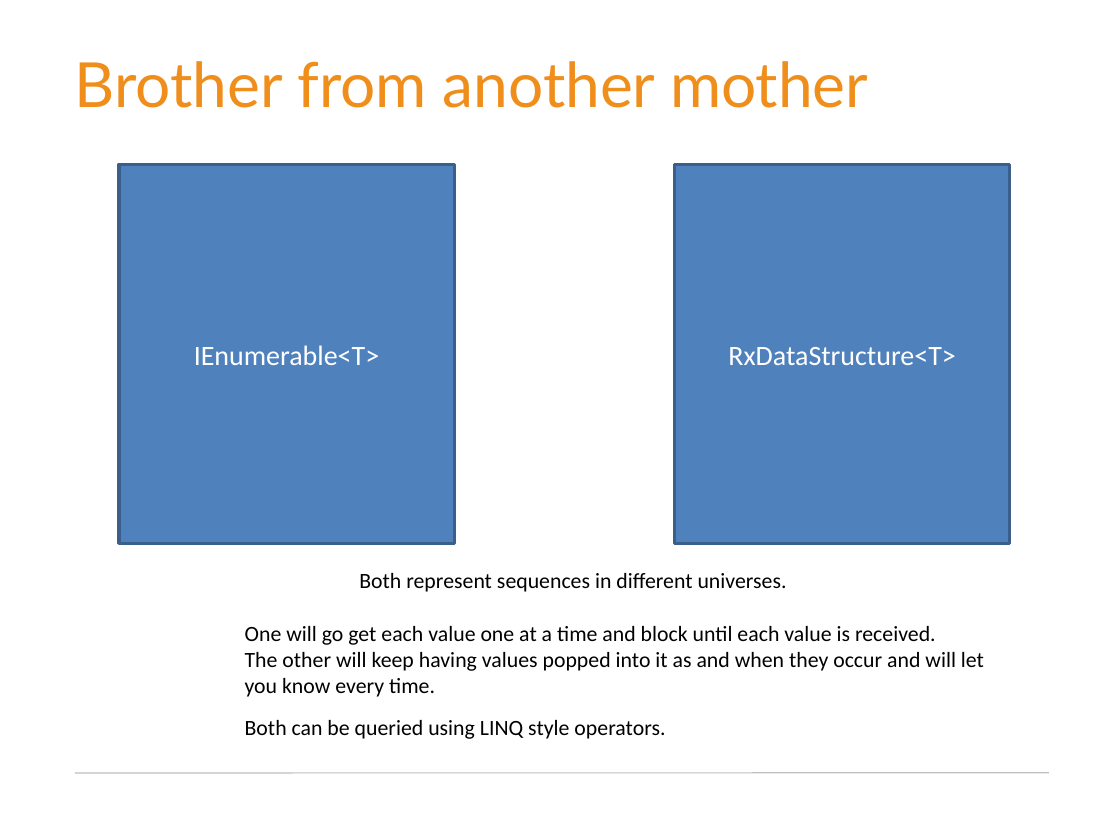
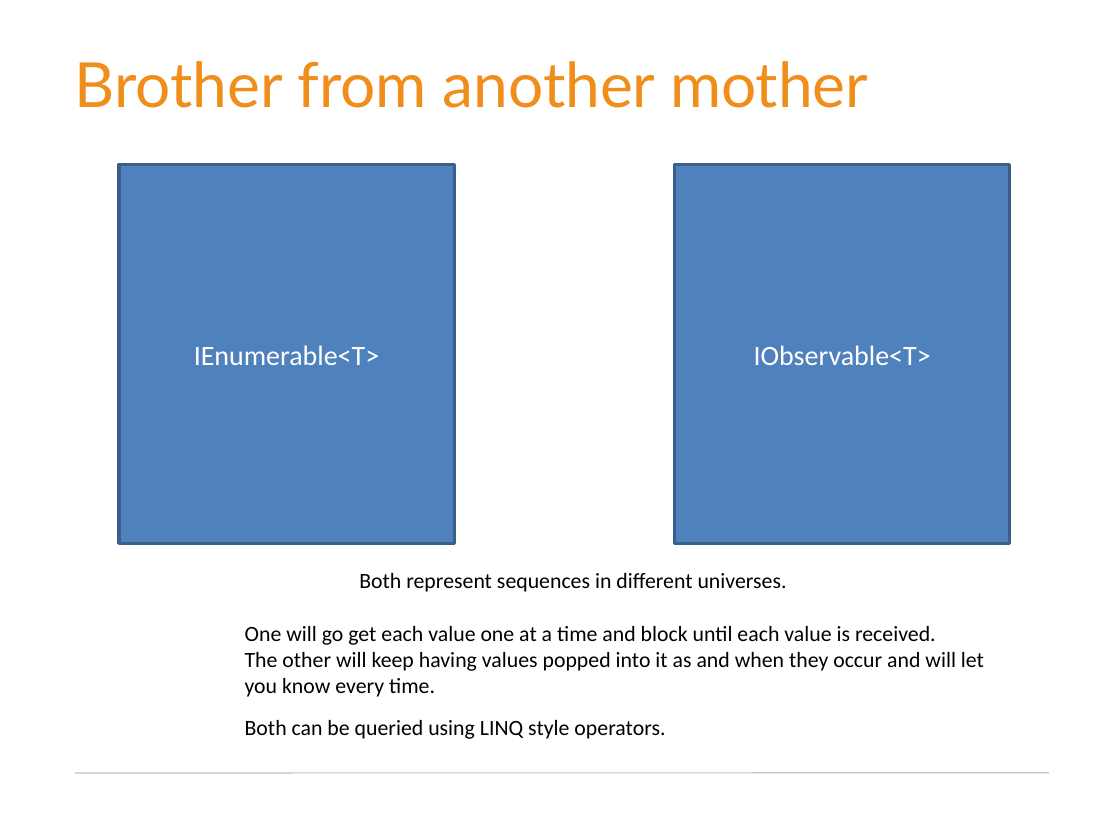
Before and after one commit to Blinket/An-Introduction-to-Rx, a slide deck: slide 15 of slides/Introduction to Rx.pptx. Drawn at 1120x840 pixels with LibreOffice and Linux fonts; fonts in the diff are those of the drawing; background and template pictures are left out. Boxes give left, top, right and bottom in pixels: in the first picture for what was removed or moved away, otherwise in the second. Text is boxed around its words. In the diff, an @@ line names an element or a change of style, - is before the commit and + after.

```diff
--- a/slides/Introduction to Rx.pptx
+++ b/slides/Introduction to Rx.pptx
@@ text in rectangle at (754,345,931,365): text changed @@
-RxDataStructure<T>
+IObservable<T>
```
Also in this commit, not shown: 1 slide added, 9 other files.
